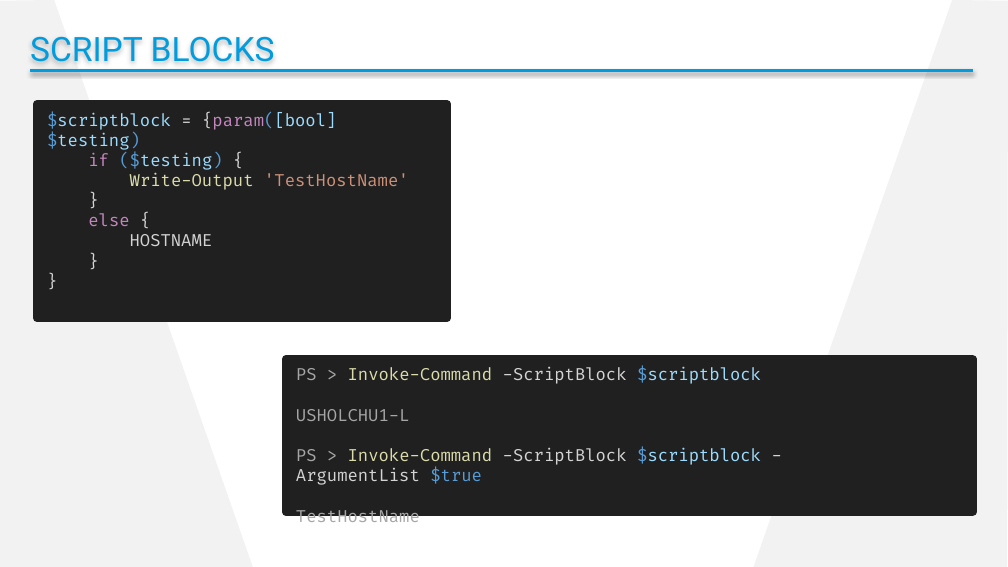
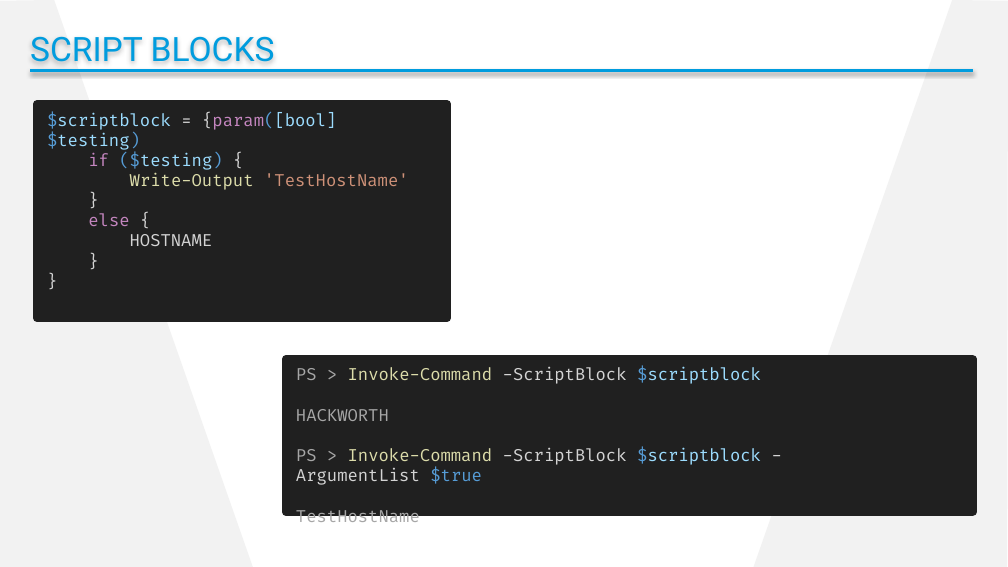
Before and after one commit to cdhunt/pssummit2017-mocking, a slide deck: slide 17 of Summit2017_Mocking.pptx. Drawn at 1008x567 pixels with LibreOffice and Linux fonts; fonts in the diff are those of the drawing; background and template pictures are left out. Boxes give left, top, right and bottom in pixels: in the first picture for what was removed or moved away, otherwise in the second. Text is boxed around its words. In the diff, an @@ line names an element or a change of style, - is before the commit and + after.

```diff
--- a/Summit2017_Mocking.pptx
+++ b/Summit2017_Mocking.pptx
@@ text in rectangle at [296, 409, 389, 421]: text changed @@
-USHOLCHU1-L
+HACKWORTH
```
Also in this commit, not shown: 6 other slides changed, 4 slides removed.
